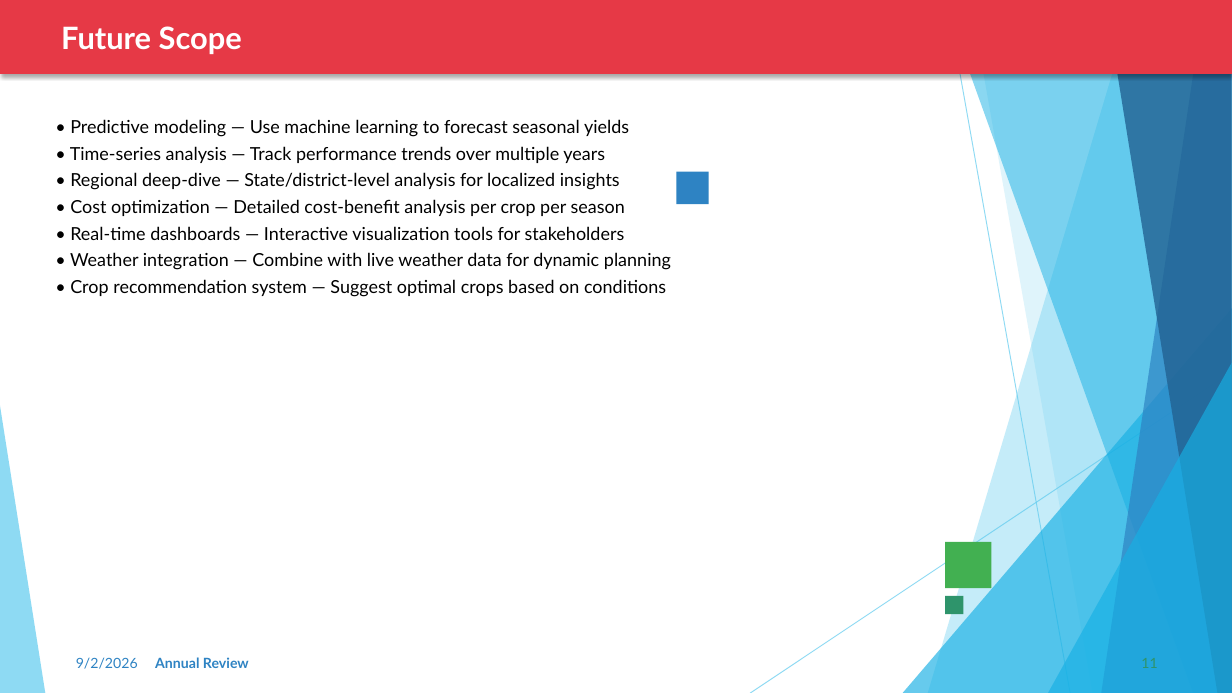
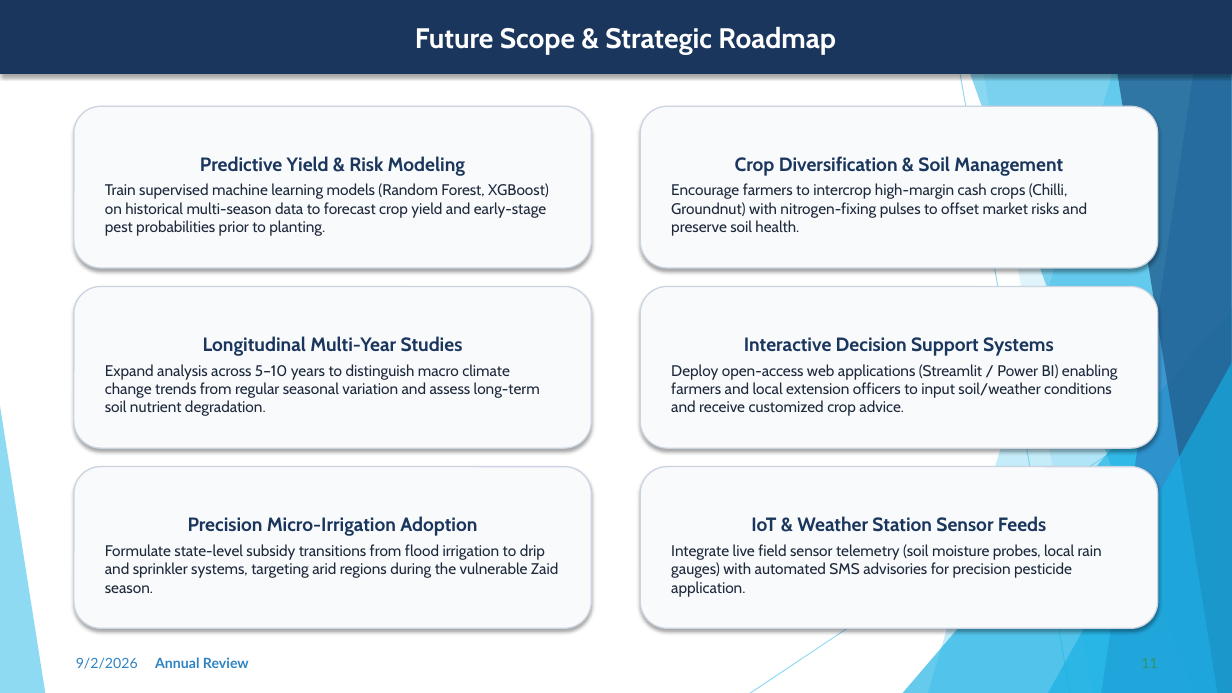
Before and after one commit to krishna3163/Seasonal-Agriculture-Performance-Analysis, a slide deck: slide 11 of VOIS_Project_PPT.pptx. Drawn at 1232x693 pixels with LibreOffice and Linux fonts; fonts in the diff are those of the drawing. Boxes give left, top, right and bottom in pixels: in the first picture for what was removed or moved away, otherwise in the second. Text is boxed around its words. In the diff, an @@ line names an element or a change of style, - is before the commit and + after.

Commit message:
Professionally polish PPT: fix data consistency, remove emojis, improve GitHub & certificate slides

```diff
--- a/VOIS_Project_PPT.pptx
+++ b/VOIS_Project_PPT.pptx
@@ rectangle "Future Scope & Strategic Roadmap" at (0, 0, 1232, 74): fill #E63946 to #1B365D; outline none to #1B365D 1 pt @@
@@ text in rectangle at (415, 27, 836, 54): text changed; size 24 to 22 pt; font Lato to Cabin @@
-Future Scope
+Future Scope & Strategic Roadmap
@@ text removed at (70, 119, 671, 297) @@
-• Predictive modeling — Use machine learning to forecast seasonal yields
-• Time-series analysis — Track performance trends over multiple years
-• Regional deep-dive — State/district-level analysis for localized insights
-• Cost optimization — Detailed cost-benefit analysis per crop per season
-• Real-time dashboards — Interactive visualization tools for stakeholders
-• Weather integration — Combine with live weather data for dynamic planning
-• Crop recommendation system — Suggest optimal crops based on conditions
@@ rounded rectangle added at (74, 106, 592, 268), fill #F8FAFC, outline #CBD5E1 1 pt, 12 pt, text #1E293B @@
+Predictive Yield & Risk Modeling
+Train supervised machine learning models (Random Forest, XGBoost) on historical multi-season data to forecast crop yield and early-stage pest probabilities prior to planting.
@@ rounded rectangle added at (640, 106, 1158, 268), fill #F8FAFC, outline #CBD5E1 1 pt, 12 pt, text #1E293B @@
+Crop Diversification & Soil Management
+Encourage farmers to intercrop high-margin cash crops (Chilli, Groundnut) with nitrogen-fixing pulses to offset market risks and preserve soil health.
@@ rectangle removed at (677, 172, 709, 204) @@
@@ rounded rectangle added at (74, 287, 592, 448), fill #F8FAFC, outline #CBD5E1 1 pt, 12 pt, text #1E293B @@
+Longitudinal Multi-Year Studies
+Expand analysis across 5–10 years to distinguish macro climate change trends from regular seasonal variation and assess long-term soil nutrient degradation.
@@ rounded rectangle added at (640, 287, 1158, 448), fill #F8FAFC, outline #CBD5E1 1 pt, 12 pt, text #1E293B @@
+Interactive Decision Support Systems
+Deploy open-access web applications (Streamlit / Power BI) enabling farmers and local extension officers to input soil/weather conditions and receive customized crop advice.
@@ rounded rectangle added at (74, 467, 592, 628), fill #F8FAFC, outline #CBD5E1 1 pt, 12 pt, text #1E293B @@
+Precision Micro-Irrigation Adoption
+Formulate state-level subsidy transitions from flood irrigation to drip and sprinkler systems, targeting arid regions during the vulnerable Zaid season.
@@ rounded rectangle added at (640, 467, 1158, 628), fill #F8FAFC, outline #CBD5E1 1 pt, 12 pt, text #1E293B @@
+IoT & Weather Station Sensor Feeds
+Integrate live field sensor telemetry (soil moisture probes, local rain gauges) with automated SMS advisories for precision pesticide application.
@@ rectangle removed at (945, 543, 992, 589) @@
@@ rectangle removed at (945, 596, 964, 615) @@
```
Also in this commit, not shown: 13 other slides changed.
